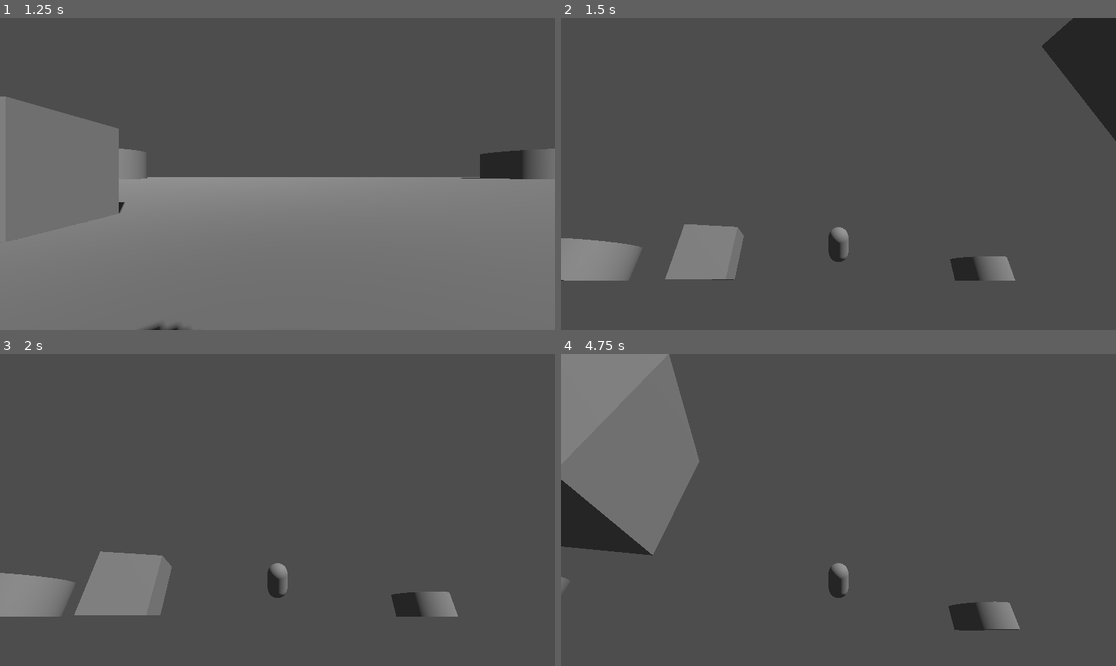
Above: before the commit, frames 1-4 (two rows, left to right).
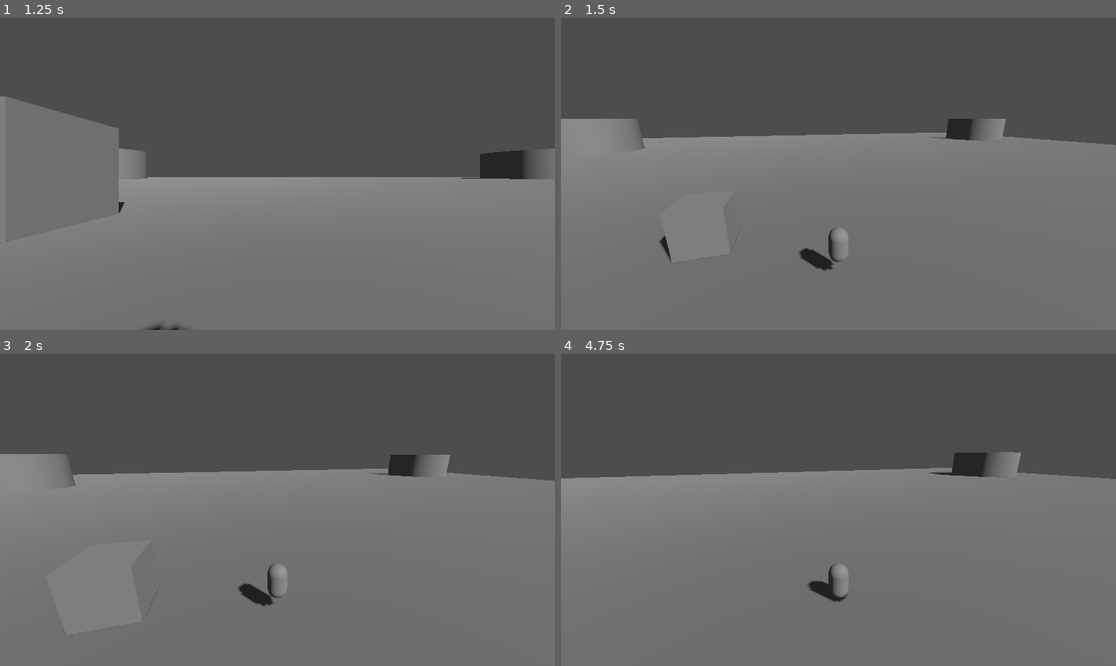
Above: after the commit, the same moments.

Repository: Kaylin-NormanSlack/ProjectPowerCommand
Game: Godot game, scene res://UserInterface/MainMenu.tscn
Two runs of this game, one before a commit and one after it. Both use one fixed random seed, a clock stepped at 60 frames per second and the inputs below.
Inputs (mouse positions are in pixels of both pictures, inside the frame that each line leads up to):
- Up to frame 1 (1.25 s): click "Start" at 0.5 s
- Up to frame 2 (1.5 s): tap Enter (ui_accept) at 1.25 s; move the mouse to (866, 174) at 1.27 s; hold W (up) from 1.28 s (still down); hold C (switch_camera) from 1.28 s (still down)
- Up to frame 3 (2 s): keep holding W (up); keep holding C (switch_camera); tap Enter (ui_accept) at 1.52 s
- Up to frame 4 (4.75 s): keep holding W (up); move the mouse to (810, 510) at 2.02 s; release C (switch_camera) at 2.03 s; tap C (switch_camera) at 2.1, 3.6 s; tap Enter (ui_accept) at 2.27, 3.77, 4.52 s; move the mouse to (849, 503) at 2.77 s; hold C (switch_camera) 2.78-3.53 s; move the mouse to (832, 516) at 3.52 s; move the mouse to (877, 513) at 4.27 s; hold C (switch_camera) from 4.28 s (still down)

Frame 1 is identical in both runs. In frame 2, 62% of the frame differs, in the area x 0-100%, y 0-100%; in frame 3, 58%; in frame 4, 68%.

Commit message:
Fix first person camera pitch glitches

Diff:
--- a/Units/Player/Player.gd
+++ b/Units/Player/Player.gd
@@ -63,14 +63,15 @@
 
 	if event is InputEventMouseMotion:
 		var motion := event as InputEventMouseMotion
-		match camera_mode:
-			CameraMode.FIRST_PERSON:
-				rotation = Vector3(rotation.x - motion.relative.y * MOUSE_SENSITIVITY.y, rotation.y - motion.relative.x * MOUSE_SENSITIVITY.x, rotation.z)
+		rotation.y = rotation.y - motion.relative.x * MOUSE_SENSITIVITY.x
 
-			CameraMode.THIRD_PERSON:
-				rotate_y(-motion.relative.x * MOUSE_SENSITIVITY.x)
+		if camera_mode == CameraMode.FIRST_PERSON:
+			first_person_camera.rotation.x = clampf(first_person_camera.rotation.x - motion.relative.y * MOUSE_SENSITIVITY.y, -PI / 3, PI / 3)
 
 	elif event.is_action_pressed("switch_camera"):
 		match camera_mode:
 			CameraMode.FIRST_PERSON: set_camera_mode(CameraMode.THIRD_PERSON)
-			CameraMode.THIRD_PERSON: set_camera_mode(CameraMode.FIRST_PERSON)
+			CameraMode.THIRD_PERSON:
+				set_camera_mode(CameraMode.FIRST_PERSON)
+				# Reset camera pitch after switching back to first person
+				first_person_camera.rotation.x = 0.0
